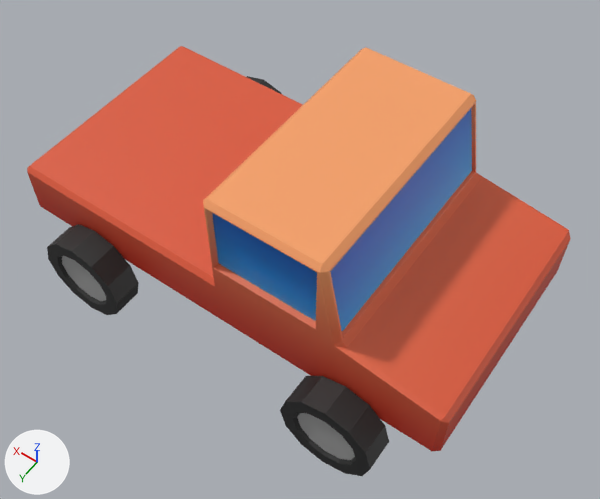
Renders of the FBX model Assets/Meshes/Truck.fbx from each side of a commit.
Both versions are drawn from a 50 mm camera at (-0.418, 0.591, 1.016) aimed at (-0.018, 0.03, 0.135). Arrows for +X, +Y and +Z are at lower left; the lights stay in place. Where no turn or scale is listed for an object, it has been applied to the vertices.

Before the edit, the objects in view are built like this:
```python
me_cube = bpy.data.meshes.new('Cube')
me_cube.from_pydata(...)  # 80 vertices, 85 faces; spans x -0.311..0.353, y -0.166..0.166, z 0.101..0.334
me_cube.materials.append(mat_material)  # picture img_gradient_png
me_cube_001 = bpy.data.meshes.new('Cube.001')
me_cube_001.from_pydata(...)  # 192 vertices, 152 faces; spans x -0.25..0.294, y -0.213..0.212, z 0.004..0.138
me_cube_001.materials.append(mat_material)  # picture img_gradient_png
ob_cube = bpy.data.objects.new('Cube', me_cube)
ob_cube.location = (0.0, 0.0, 0.0)
ob_cube_001 = bpy.data.objects.new('Cube.001', me_cube_001)
ob_cube_001.location = (0.0, 0.0, 0.0)
```
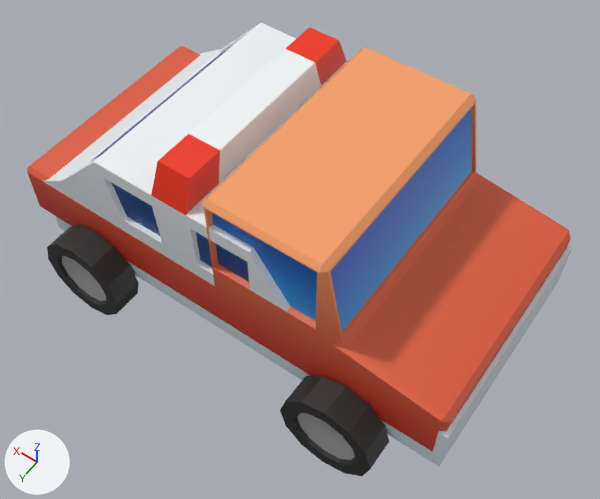
Commit message: 🚓 Add police car

Boxes [x1, y1, x2, y2] around the edits, measured in the pictures (600 x 499 px):
'Police Chassis', added: after [43, 23, 572, 466]

Diff of the bpy script that builds the scene:
```diff
--- a/Assets/Meshes/Truck.fbx.py
+++ b/Assets/Meshes/Truck.fbx.py
@@ me_cube_002 @@
+me_cube_002.from_pydata(...)  # 176 vertices, 174 faces; spans x -0.316..0.316, y -0.166..0.166, z -0.106..0.15
+me_cube_002.materials.append(mat_material)  # picture img_gradient_png
@@ ob_police_chassis @@
+ob_police_chassis = bpy.data.objects.new('Police Chassis', me_cube_002)
+ob_police_chassis.location = (0.0, 0.0, 0.186)
```
